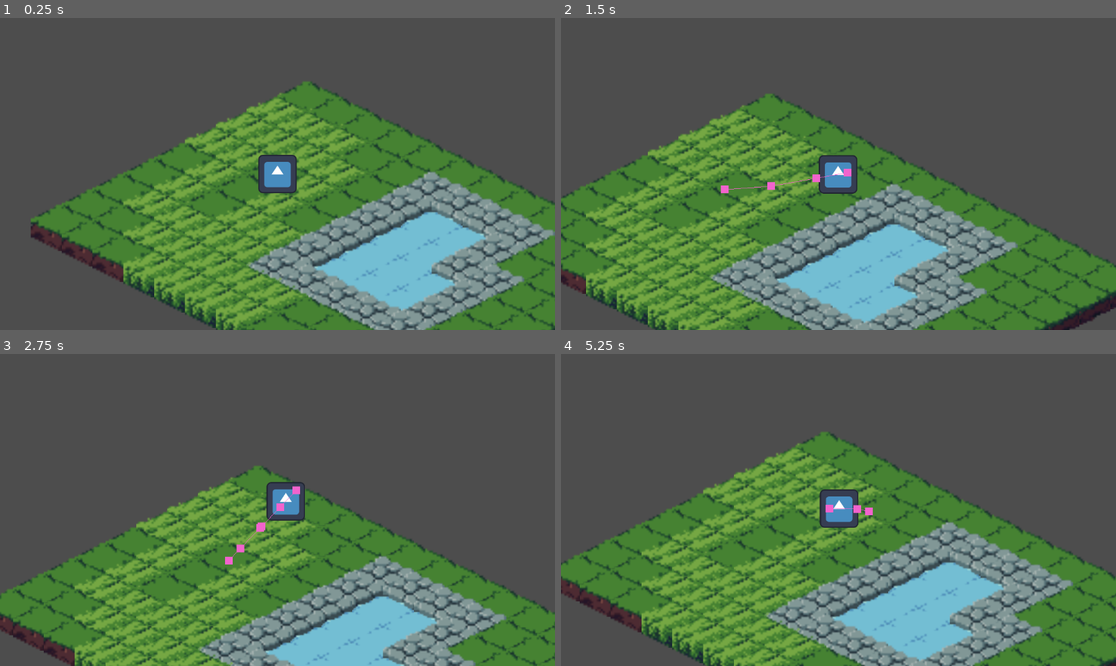
Above: before the commit, frames 1-4 (two rows, left to right).
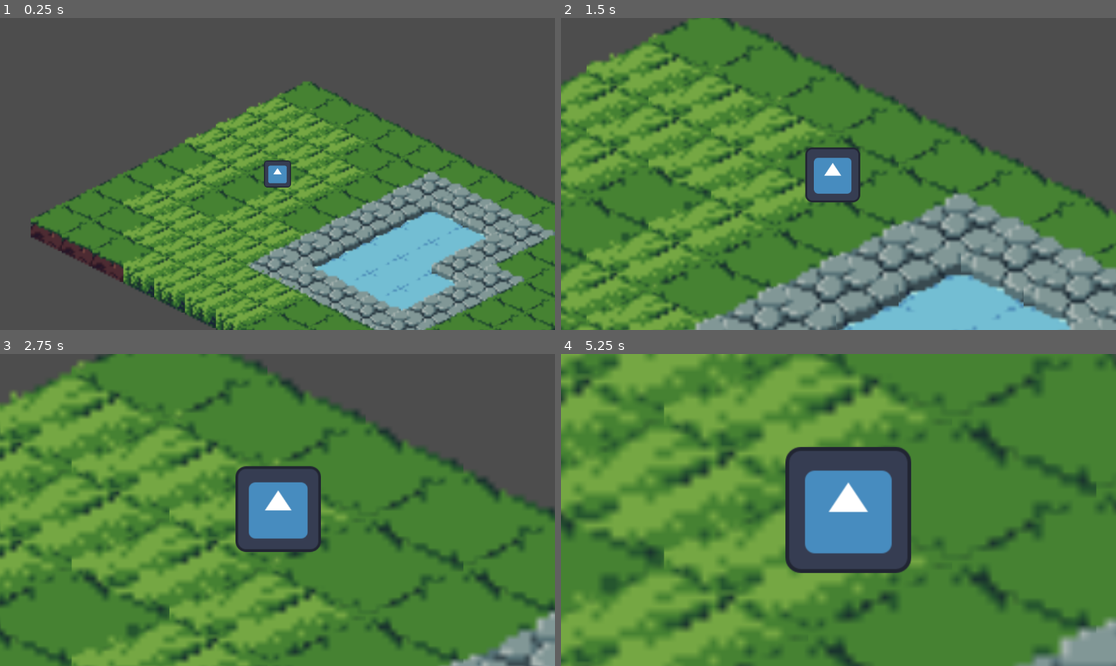
Above: after the commit, the same moments.

Repository: samuelshumake/isometric-dnd
Game: Godot game, scene res://maps/map_1.tscn
The game is run twice, just before and just after one commit, with the same random seed, the same clock (stepped at 60 frames per second) and the same inputs. The engine's default icon, where the game draws it, is replaced by a stand-in: a white triangle on a blue panel in a dark square.
Inputs (mouse positions are in pixels of both pictures, inside the frame that each line leads up to):
- Up to frame 1 (0.25 s): no input
- Up to frame 2 (1.5 s): tap Enter at 0.5 s; move the mouse to (960, 158) at 0.52 s; hold Up (SCROLL_IN) 0.53-1.28 s; click (960, 158) at 0.67 s; tap Down (SCROLL_OUT) at 0.8, 1.35 s; move the mouse to (727, 189) at 1.27 s; click (727, 189) at 1.42 s
- Up to frame 3 (2.75 s): tap Up (SCROLL_IN) at 1.55 s; move the mouse to (333, 441) at 2.02 s; hold Up (SCROLL_IN) from 2.03 s (still down); click (333, 441) at 2.17 s; tap Down (SCROLL_OUT) at 2.3 s
- Up to frame 4 (5.25 s): move the mouse to (810, 572) at 2.77 s; release Up (SCROLL_IN) at 2.78 s; tap Down (SCROLL_OUT) at 2.85, 3.8, 4.35 s; click (810, 572) at 2.92 s; tap Up (SCROLL_IN) at 3.05, 4.55 s; move the mouse to (1005, 556) at 3.52 s; hold Up (SCROLL_IN) 3.53-4.28 s; click (1005, 556) at 3.67 s; move the mouse to (672, 463) at 4.27 s; click (672, 463) at 4.42 s; move the mouse to (866, 510) at 5.02 s; hold Up (SCROLL_IN) from 5.03 s (still down); click (866, 510) at 5.17 s

The runs differ from the first frame. In frame 1, 0.7% of the frame differs, in the area x 46-54%, y 43-57%; in frame 2, 60%; in frame 3, 69%; in frame 4, 86%, in the area x 0-100%, y 0-100%.

Commit message:
adjust movement to use A* and raycast, add type declarations

Diff:
--- a/entities/player.tscn
+++ b/entities/player.tscn
@@ -1,35 +1,28 @@
-[gd_scene load_steps=4 format=3 uid="uid://c2bfxod1p08gc"]
+[gd_scene load_steps=5 format=3 uid="uid://c2bfxod1p08gc"]
 
 [ext_resource type="Script" path="res://scripts/player.gd" id="1_2u4b4"]
 [ext_resource type="Texture2D" uid="uid://cc7q4aslnequp" path="res://images/icon.svg" id="1_utcqh"]
+[ext_resource type="Script" path="res://scripts/camera_2d.gd" id="3_x724b"]
 
 [sub_resource type="RectangleShape2D" id="RectangleShape2D_sbhju"]
+size = Vector2(4, 4)
 
 [node name="Player" type="Node2D"]
 
 [node name="CharacterBody2D" type="CharacterBody2D" parent="."]
 motion_mode = 1
-wall_min_slide_angle = 0.0
+wall_min_slide_angle = 0.0174533
 script = ExtResource("1_2u4b4")
-use_raycast = false
 
 [node name="Sprite2D" type="Sprite2D" parent="CharacterBody2D"]
-position = Vector2(2.38419e-07, 9.53674e-07)
-scale = Vector2(0.15625, 0.15625)
+scale = Vector2(0.109375, 0.109375)
 texture = ExtResource("1_utcqh")
 
 [node name="CollisionShape2D" type="CollisionShape2D" parent="CharacterBody2D"]
 shape = SubResource("RectangleShape2D_sbhju")
 
-[node name="NavigationAgent2D" type="NavigationAgent2D" parent="CharacterBody2D"]
-path_desired_distance = 5.0
-target_desired_distance = 5.0
-radius = 50.0
-debug_enabled = true
-debug_use_custom = true
-debug_path_custom_color = Color(0.949547, 0.387617, 0.802528, 1)
-
 [node name="Camera2D" type="Camera2D" parent="CharacterBody2D"]
 zoom = Vector2(4, 4)
 position_smoothing_enabled = true
 position_smoothing_speed = 10.0
+script = ExtResource("3_x724b")
--- /dev/null
+++ b/scripts/camera_2d.gd
@@ -0,0 +1,8 @@
+extends Camera2D
+
+# Called every frame. 'delta' is the elapsed time since the previous frame.
+func _process(delta: float) -> void:
+	if (Input.is_action_pressed("SCROLL_IN")):
+		zoom += Vector2(0.1, 0.1)
+	elif (Input.is_action_pressed("SCROLL_OUT")):
+		zoom -= Vector2(0.1, 0.1)
--- a/scripts/player.gd
+++ b/scripts/player.gd
@@ -1,58 +1,73 @@
 extends CharacterBody2D
 
+@export var speed = 75
 
-@onready var navigation_agent_2d: NavigationAgent2D = $NavigationAgent2D
+var target : Vector2
+var map : TileMapLayer
+var space_state : Object
 
-@export var speed = 75
-@export var use_raycast = true
-
-var target
-var map
-var space_state
-var nav_agent = false
+var astar_grid : AStarGrid2D = AStarGrid2D.new()
+var path_array : Array[Vector2] = []
+var path_global : Array[Vector2] = []
 
 func _ready():
 	target = global_position
 	map = get_node("/root/Node2D/TileMapLayer")
+
+	# Raycast init
 	space_state = get_world_2d().direct_space_state
+
+	# A* init
+	astar_grid.region = map.get_used_rect()
+	astar_grid.default_compute_heuristic = AStarGrid2D.HEURISTIC_MANHATTAN
+	astar_grid.diagonal_mode = AStarGrid2D.DIAGONAL_MODE_NEVER
+	astar_grid.update()
+
+	# Loop through all cells and if it has collider, set that cells A* Grid cell to solid
+	for i in map.get_used_cells():
+		if map.get_cell_tile_data(i).get_collision_polygons_count(0):
+			astar_grid.set_point_solid(i)
+
 
 func _input(event):
 	if event is InputEventMouseButton and event.pressed:
-		var mouse_pos = get_global_mouse_position()
-		var cell_coord = map.local_to_map(mouse_pos)
-		if (map.get_cell_tile_data(cell_coord)):
-			target = mouse_pos
+		target = get_global_mouse_position()
 
-			if use_raycast:
-	#			# Use raycast to check if collisions. If so, use NavigationAgent
-				var query = PhysicsRayQueryParameters2D.create(global_position, target)
-				var result = space_state.intersect_ray(query)
-				if result:
-					nav_agent = true
-					navigation_agent_2d.target_position = target
-			else:
-				navigation_agent_2d.target_position = target
+		# If collision between player and target, initialize A*
+		if is_collide(target):
+			var curr_coord : Vector2 = map.local_to_map(global_position)
+			var cell_coord : Vector2 = map.local_to_map(target)
+
+			for cell_coords in astar_grid.get_id_path(curr_coord, cell_coord):
+				var cell_position_local : Vector2 = map.map_to_local(cell_coords)
+				var cell_position_global : Vector2 = map.to_global(cell_position_local)
+				path_global.append(cell_position_global)
 
 
 func _physics_process(delta):
-	velocity = global_position.direction_to(target) * speed
 
-#	TODO: Gets stuck on walls and movement completely stops
-	if nav_agent or !use_raycast:
-		if navigation_agent_2d.is_navigation_finished():
-			nav_agent = false
-			return
+	# If A* has been initialized
+	if (path_global):
 
-		var next_path_position = navigation_agent_2d.get_next_path_position()
-		velocity =  global_position.direction_to(next_path_position) * speed
+		# If there's a collision between player and target, continue A*
+		if is_collide(target):
+			velocity = global_position.direction_to(path_global[0]) * speed
+			if (global_position.distance_to(path_global[0]) > 1):
+				move_and_slide()
+			else:
+				path_global.remove_at(0)
+		# Otherwise, empty array
+		else:
+			path_global.clear()
+	# If no collision, move in a straight line towards target
+	else:
+		velocity = global_position.direction_to(target) * speed
+		if (global_position.distance_to(target) > 1):
+			move_and_slide()
 
-		if navigation_agent_2d.avoidance_enabled:
-			navigation_agent_2d.set_velocity(velocity)
-		else:
-			_on_navigation_agent_2d_velocity_computed(velocity)
 
-	move_and_slide()
-
-func _on_navigation_agent_2d_velocity_computed(safe_velocity: Vector2) -> void:
-	velocity = safe_velocity
-	pass # Replace with function body.
+# Uses Raycast to check if collision occurs between global_position and end_position
+func is_collide(end_pos):
+	var query : PhysicsRayQueryParameters2D = PhysicsRayQueryParameters2D.create(global_position, end_pos)
+	var result : Dictionary = space_state.intersect_ray(query)
+	return result
